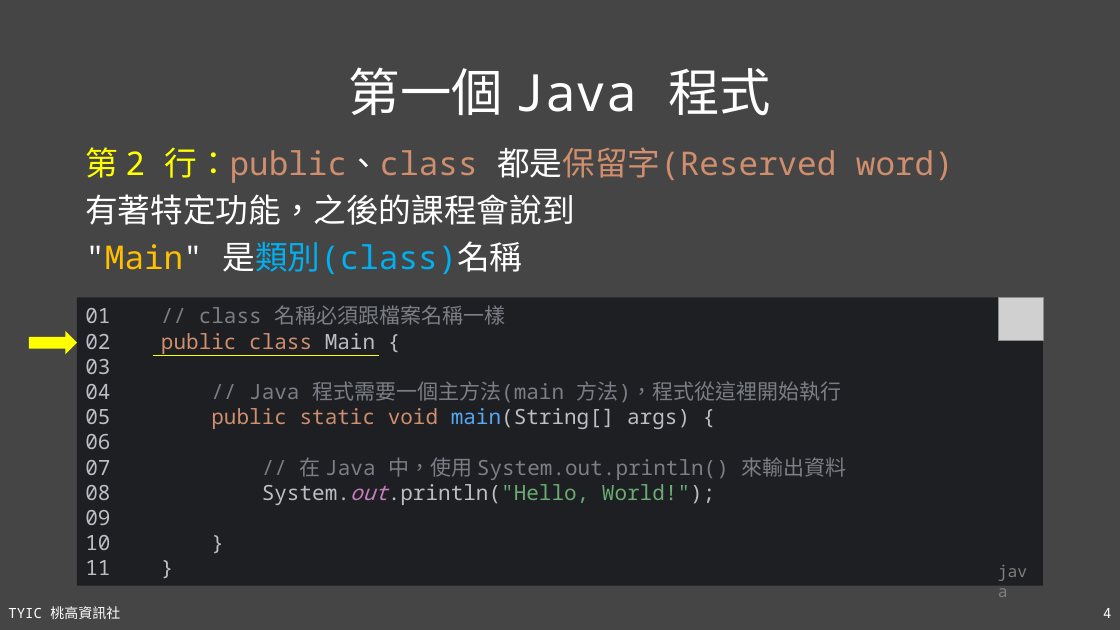
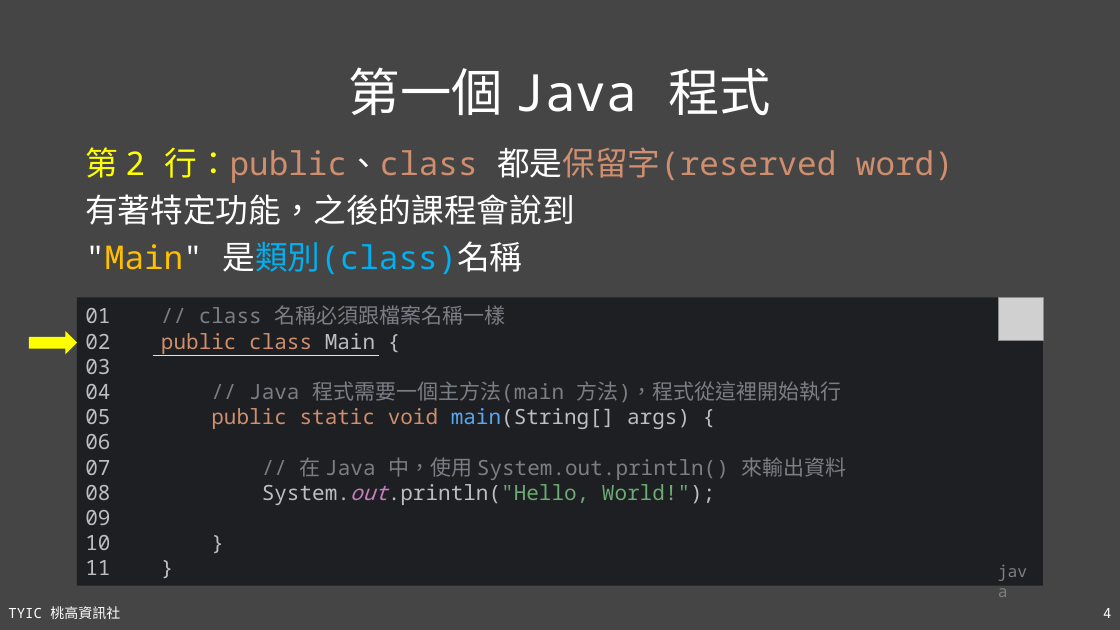
Before and after one commit to TYSHIC/slides, a slide deck: slide 4 of ppt/04_初探Java.pptx. Drawn at 1120x630 pixels with LibreOffice and Linux fonts; fonts in the diff are those of the drawing; grey boxes stand for pictures. Boxes give left, top, right and bottom in pixels: in the first picture for what was removed or moved away, otherwise in the second. Text is boxed around its words. In the diff, an @@ line names an element or a change of style, - is before the commit and + after.

Commit message:
04_basic_java

```diff
--- a/ppt/04_初探Java.pptx
+++ b/ppt/04_初探Java.pptx
@@ text at (85, 147, 954, 183): text changed @@
-第 2 行：public、class 都是保留字(Reserved word)
+第 2 行：public、class 都是保留字(reserved word)
```
Also in this commit, not shown: 4 other slides changed, 1 slide removed, 7 other files.
